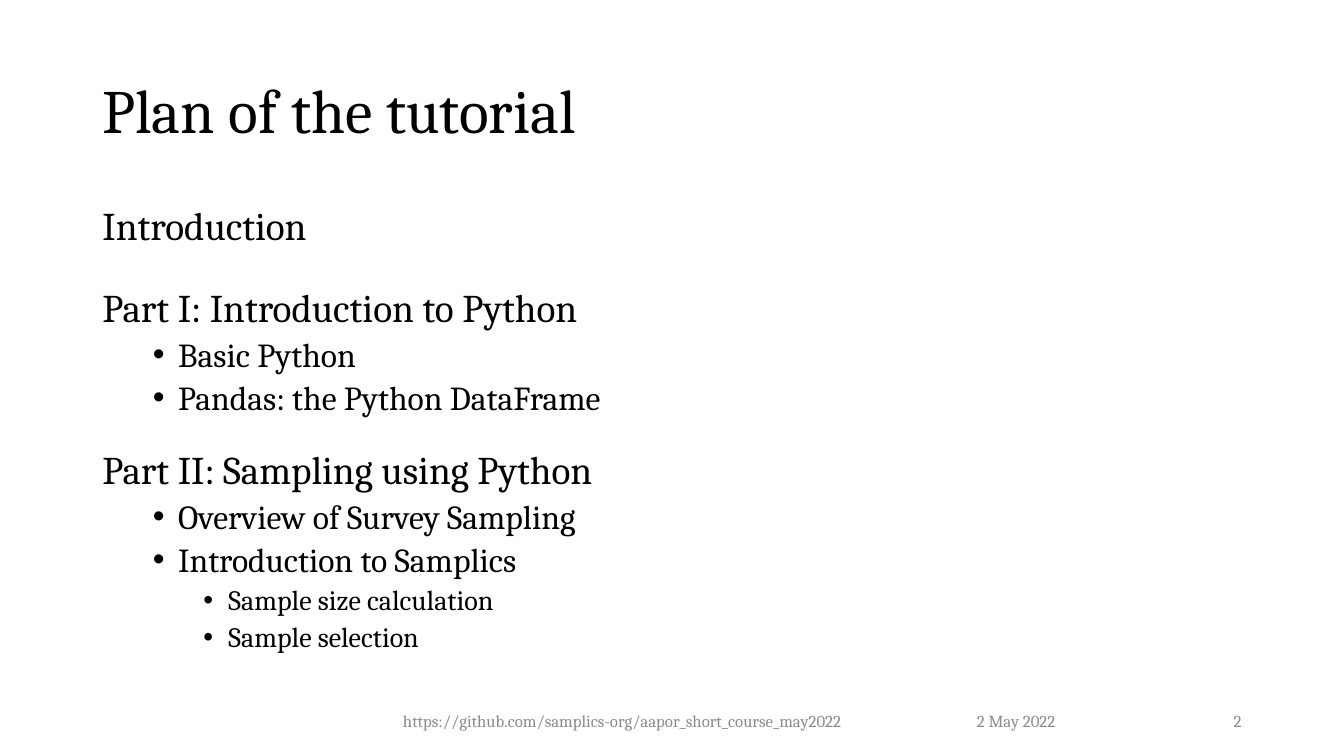
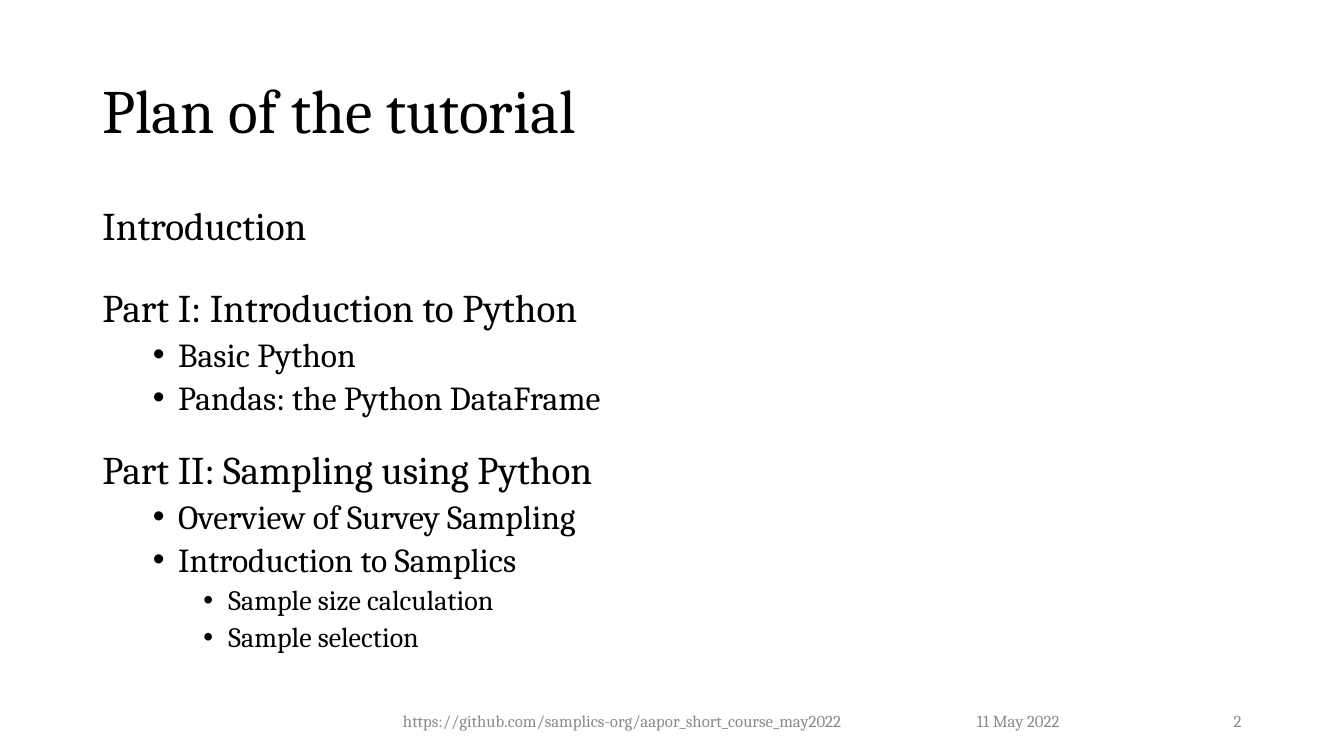
Before and after one commit to dalerhoda/aapor_short_course_may2022, a slide deck: slide 2 of notebooks/1_Introduction.pptx. Drawn at 1344x756 pixels with LibreOffice and Linux fonts; fonts in the diff are those of the drawing; background and template pictures are left out. Boxes give left, top, right and bottom in pixels: in the first picture for what was removed or moved away, otherwise in the second. Text is boxed around its words. In the diff, an @@ line names an element or a change of style, - is before the commit and + after.

```diff
--- a/notebooks/1_Introduction.pptx
+++ b/notebooks/1_Introduction.pptx
@@ text at [977, 716, 1059, 731]: text changed @@
-2 May 2022
+11 May 2022
```
Also in this commit, not shown: 5 other slides changed, 8 other files.
